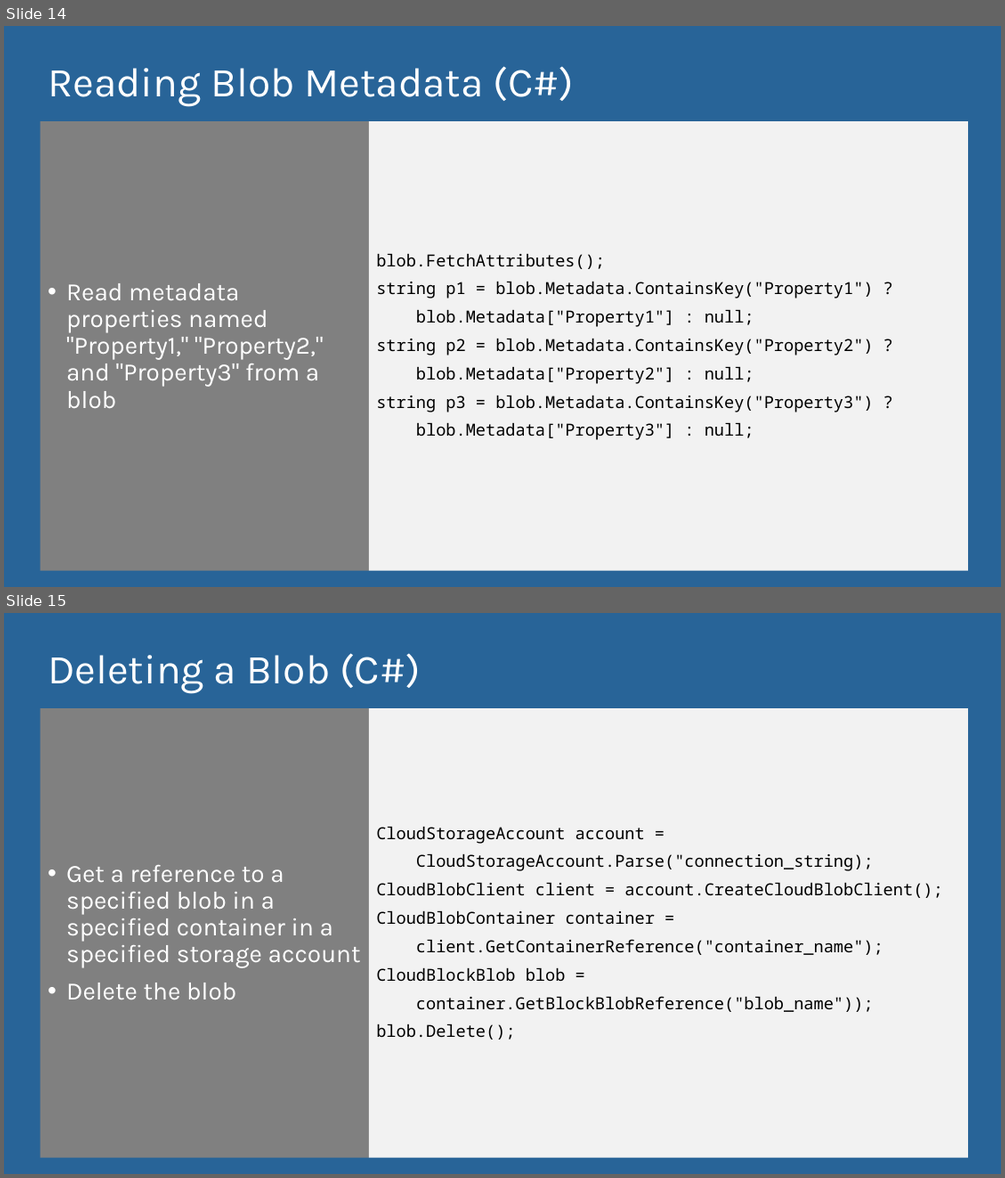
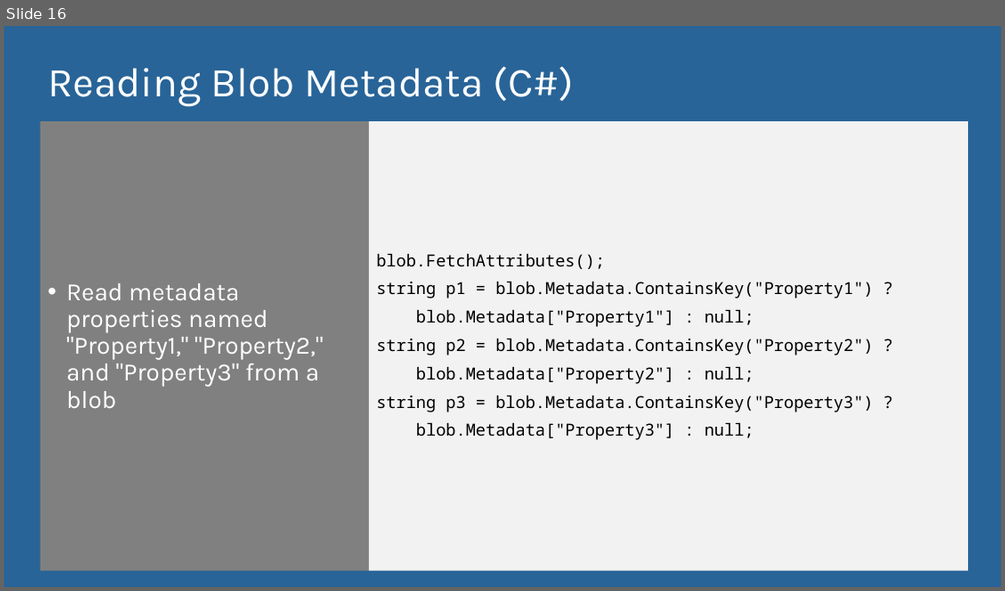
Before and after one commit to microsoft/AcademicContent, a slide deck: Workshop/Content/3. Storage/Azure Storage and Cognitive Services.pptx. Shown one above the other, each under a label of ours: slides 14 and 15 before the commit, slide 16 after it. The pictures are 1005x1178 and 1005x591 pixels, drawn with LibreOffice and Linux fonts; fonts in the diff are those of the drawing. Boxes give left, top, right and bottom in pixels: in the first picture for what was removed or moved away, otherwise in the second. Text is boxed around its words. In the diff, an @@ line names an element or a change of style, - is before the commit and + after.

Commit message:
Updated storage slides

```diff
--- a/Workshop/Content/3. Storage/Azure Storage and Cognitive Services.pptx
+++ b/Workshop/Content/3. Storage/Azure Storage and Cognitive Services.pptx
@@ slide 15 removed at [4, 613, 1001, 1174], background #286498 @@
@@ title removed at [48, 653, 420, 693] @@
-Deleting a Blob (C#)
@@ text removed at [40, 709, 369, 1159] @@
-• Get a reference to a specified blob in a specified container in a specified storage account
-• Delete the blob
@@ text removed at [369, 709, 968, 1159] @@
-CloudStorageAccount account =
-CloudStorageAccount.Parse("connection_string);
-CloudBlobClient client = account.CreateCloudBlobClient();
-CloudBlobContainer container =
-client.GetContainerReference("container_name");
-CloudBlockBlob blob =
-container.GetBlockBlobReference("blob_name"));
-blob.Delete();
@@ what was slide 14 is now slide 16 @@
```
Also in this commit, not shown: 2 slides added, 5 other slides removed.
